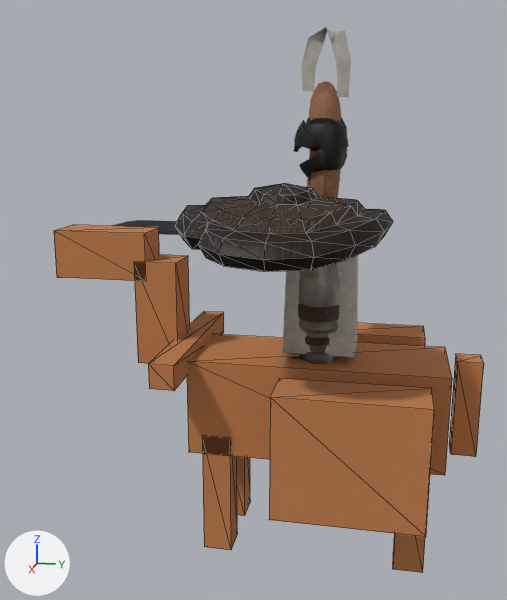
An edit to the glTF model csharp/Unciv.Godot/Packs/units/models/unit/Horseman.glb, drawn before and after from the same camera.
Before and after are seen from a 50 mm camera at (2.104, 0.208, 1.32) aimed at (0.062, -0.2, 0.81). Arrows for +X, +Y and +Z are at lower left; the lights stay in place. The first picture is the older version. Mesh edges are drawn as thin lines on the coarser meshes. Where no turn or scale is listed for an object, it has been applied to the vertices. Vertices at exactly the same position are counted once.

Names of what the first picture shows: 'HorseMesh', 'Knight_Helmet', 'Round_Shield', 'Warrior' and 1 more.
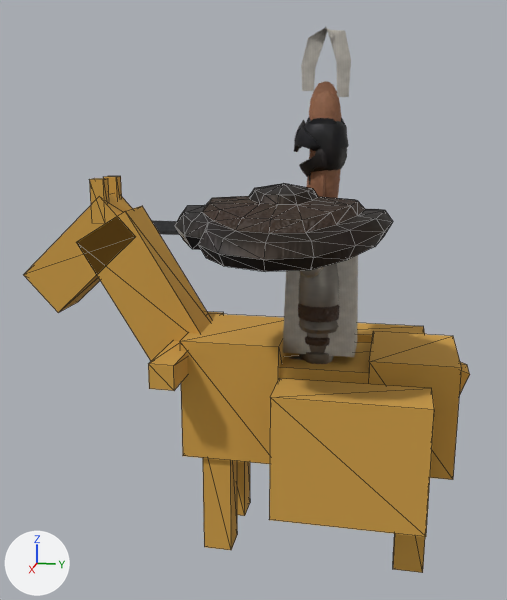
Patch to the scene script:
```diff
--- a/csharp/Unciv.Godot/Packs/units/models/unit/Horseman.glb.py
+++ b/csharp/Unciv.Godot/Packs/units/models/unit/Horseman.glb.py
@@ mat_horse @@
 mat_horse = principled_material('Horse')
-mat_horse.base_color = (0.52, 0.2, 0.07)  # orange #bf7c4b
+mat_horse.base_color = (0.62, 0.34, 0.06)  # orange #ce9e45
 mat_horse.roughness = 1.0
@@ me_horse @@
 # used by ob_horsemesh; location = (0.0, 0.0, 0.0)
-me_horse.from_pydata(...)  # 88 vertices, 132 faces; spans x -0.39..0.39, y -0.84..0.488, z 0.0..1.005
+me_horse.from_pydata(...)  # 120 vertices, 180 faces; spans x -0.39..0.39, y -0.952..0.45, z 0.0..1.167
+# me_horse part 1: a new loose piece, a box spanning x -0.165..0.165, y -0.405..-0.105, z 0.322..0.697, in mat_horse (orange #ce9e45)
+# me_horse part 2: a new loose piece, a box spanning x -0.157..0.157, y 0.157..0.412, z 0.322..0.668, in mat_horse (orange #ce9e45)
+# me_horse part 3: a new loose piece, a box spanning x 0.034..0.071, y -0.708..-0.663, z 1.032..1.167, in mat_horse (orange #ce9e45)
+# me_horse part 4: a new loose piece, a box spanning x -0.071..-0.034, y -0.708..-0.663, z 1.032..1.167, in mat_horse (orange #ce9e45)
+# me_horse part 5: the loose piece of 8 vertices spanning x -0.068..0.068, y -0.577..-0.442, z 0.585..0.915 is deleted
+# me_horse part 6: the loose piece of 8 vertices spanning x -0.038..0.038, y 0.412..0.488, z 0.345..0.645 is deleted
+# me_horse part 7
+# 8 vertices are removed from x -0.068..0.068, y -0.84..-0.54, z 0.855..1.005
+# 12 faces are deleted
+# 8 vertices are added at x -0.075, y -0.952..-0.329, z 0.536..1.116
+# 8 new vertices lie (0.15, 0.0, 0.0) away from vertices in x -0.075, y -0.952..-0.329, z 0.536..1.116
+# 24 new faces join them
+# me_horse part 8
+# 8 vertices are added at x -0.045..0.045, y 0.197..0.45, z 0.187..0.646
+# 12 new faces join them
 me_horse.materials.append(mat_horse)
```

What differs and where, as boxes [x1, y1, x2, y2] in the pictures (507 x 600 px):
'HorseMesh', recoloured, reshaped (14% taller): before [54, 225, 484, 573]; after [24, 176, 470, 573]
part 1 of me_horse, added (orange): after [180, 314, 286, 464]
part 2 of me_horse, added (orange): after [368, 332, 461, 480]
part 3 of me_horse, added (orange): after [89, 178, 109, 204]
part 4 of me_horse, added: after [103, 176, 122, 198]
part 5 of me_horse, deleted (orange): before [134, 255, 190, 364]
part 6 of me_horse, deleted (orange): before [449, 354, 484, 457]
part 7 of me_horse, built on: before [54, 225, 159, 281]; after [24, 193, 212, 361]
part 8 of me_horse, added (mostly hidden): after [459, 362, 470, 396]
